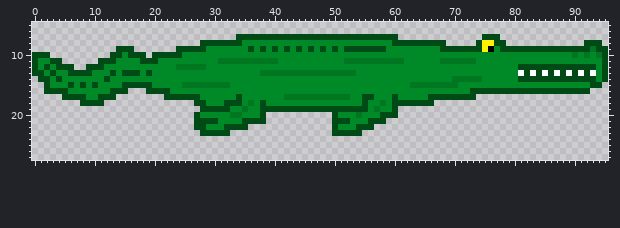
Sprite sheet, stored at resources/floaters/crocodile.png. Above, as it was before the edit.
The file is 96x32 pixels. Shown: x 0..95, y 5..27. The old version is drawn lined up with the new one.
The result:
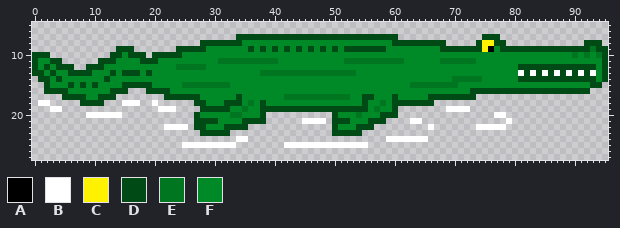
Palette (. is transparent): A #000000  B #ffffff  C #fff200  D #004a15  E #007621  F #008a27
Change:
whole drawing moved by +0,-4 (the old picture is shown already moved)
@@ x 0..95 @@
 17 .....DDDDFFDDD........DDDDDDFFFFFFDFFFFFFFEEEEEEEEEEEFFDDFFFDFFFFFDDDDDDDD......................
-18 ........DDDD...............DDFFFDDDFEFDFFFFFFFFFFFFFFFFDFFEFDDDDDDD.............................
-19 ............................DDDDDFFEFFDDDDDDDDDDDDDDDDDDFEFFD...................................
-20 ...........................DFFFFFEEFFFD...........DFFFEFFFDDD...................................
-21 ...........................DDDDFFFFDDDD...........DDDFFFDDD.....................................
-22 ...........................DDFFFDDDD..............DFFFDDD.......................................
+18 .BB.....DDDD...BBB..B......DDFFFDDDFEFDFFFFFFFFFFFFFFFFDFFEFDDDDDDD.............................
+19 ...BB................BBB....DDDDDFFEFFDDDDDDDDDDDDDDDDDDFEFFD........BBBB.......................
+20 .........BBBBBB............DFFFFFEEFFFD...........DFFFEFFFDDD................BB.................
+21 ...........................DDDDFFFFDDDD......BBBB.DDDFFFDDD....BB..............B................
+22 ......................BBBB.DDFFFDDDD..............DFFFDDD.........B.......BBBBB.................
 23 ............................DDDDD.................DDDDD.........................................
-24 ................................................................................................
-25 ................................................................................................
+24 ..................................BB.......................BBBBBBB..............................
+25 .........................BBBBBBBBB........BBBBBBBBBBBBBB........................................
 26 ................................................................................................
Boxes around the changes in both pictures, in picture pixels (x1, y1, x2, y2):
added: (38, 100, 62, 112)
added: (86, 100, 248, 148)
added: (284, 106, 512, 148)
